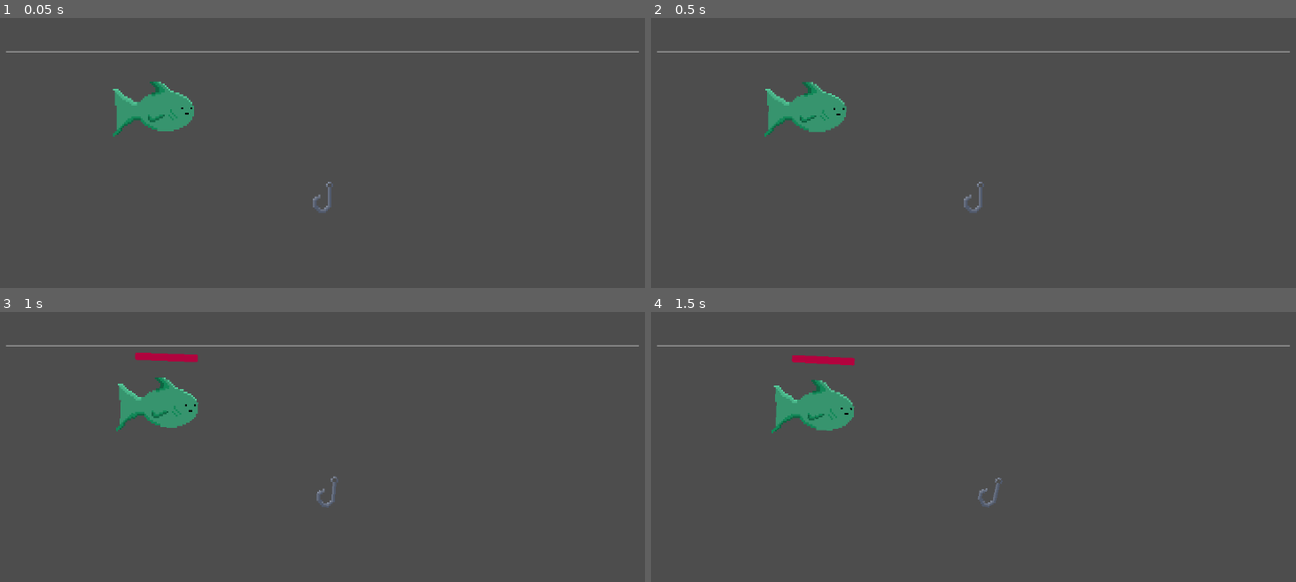
Above: before the commit, frames 1-4 (two rows, left to right).
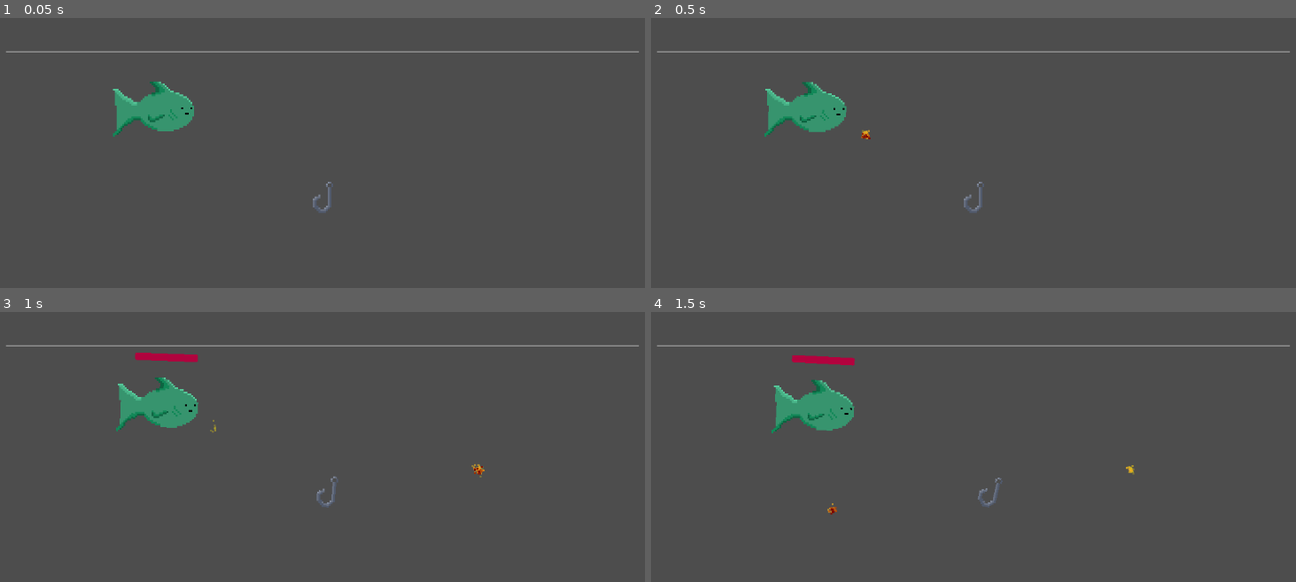
Above: after the commit, the same moments.

Repository: jem557/wizard-fishing
Game: Godot game, scene res://Main.tscn
The game is run twice, just before and just after one commit, with the same random seed, the same clock (stepped at 60 frames per second) and the same inputs.
Inputs (mouse positions are in pixels of both pictures, inside the frame that each line leads up to):
- Up to frame 1 (0.05 s): no input
- Up to frame 2 (0.5 s): no input
- Up to frame 3 (1 s): move the mouse to (477, 471) at 0.52 s; hold D (right) from 0.53 s (still down); click (477, 471) at 0.6 s; right-click (477, 471) at 0.8 s
- Up to frame 4 (1.5 s): move the mouse to (831, 511) at 1.27 s; release D (right) at 1.28 s; hold A (left) from 1.28 s (still down); right-click (831, 511) at 1.35 s

Frame 1 is identical in both runs. In frame 2, less than 0.1% of the frame differs, in the area x 32-35%, y 41-45%; in frame 3, less than 0.1%, in the area x 32-76%, y 40-62%; in frame 4, less than 0.1%.

Commit message:
Ignite
Started testing out Ignite / fire DOT.
Plan to implement proc & elemental status effects / resistances. Poison, shock, slow, burning, frozen that type of stuff.

Diff:
--- a/Main.tscn
+++ b/Main.tscn
@@ -3,7 +3,8 @@
 [ext_resource type="Script" uid="uid://cwhljlyjapvss" path="res://Scripts/CollectionArea.gd" id="1_cm0pq"]
 [ext_resource type="PackedScene" uid="uid://lena2k777ri5" path="res://Scenes/PlayerCamera.tscn" id="1_r0du0"]
 [ext_resource type="PackedScene" uid="uid://b1k4agqlo0icn" path="res://Scenes/StandardHook.tscn" id="2_r0du0"]
-[ext_resource type="PackedScene" uid="uid://d0mmnss6n6gx" path="res://Scenes/Carp.tscn" id="4_cm0pq"]
+[ext_resource type="PackedScene" uid="uid://d0mmnss6n6gx" path="res://Scenes/carp.tscn" id="4_cm0pq"]
+[ext_resource type="PackedScene" uid="uid://cy7wg81xeuvbd" path="res://test.tscn" id="5_fos0i"]
 
 [sub_resource type="RectangleShape2D" id="RectangleShape2D_r0du0"]
 size = Vector2(340, 28)
@@ -82,6 +83,9 @@
 [node name="Carp" parent="." unique_id=105487856 instance=ExtResource("4_cm0pq")]
 position = Vector2(-88, -47)
 
+[node name="Node2D" parent="." unique_id=1920306403 instance=ExtResource("5_fos0i")]
+z_index = 999
+
 [node name="CanvasLayer" type="CanvasLayer" parent="." unique_id=902558410]
 visible = false
 
--- a/Scenes/StandardHook.tscn
+++ b/Scenes/StandardHook.tscn
@@ -117,9 +117,8 @@
 
 [node name="GPUParticles2D" type="GPUParticles2D" parent="." unique_id=699171570]
 visible = false
-emitting = false
 amount = 90
-lifetime = 0.41000000000000003
+lifetime = 0.41
 speed_scale = 0.6
 explosiveness = 0.02
 randomness = 0.85
--- a/Scripts/Components/HealthComponent.gd
+++ b/Scripts/Components/HealthComponent.gd
@@ -33,19 +33,19 @@
 func damage(amount : int):
 	hp = hp - amount
 	show_health_bar()
-	update_str(false)
+	update_str()
 
 func heal(amount : int):
 	hp = hp + amount
 	show_health_bar()
-	update_str(true)
+	update_str()
 
 func revive(amount):
 	hp = amount
 	show_health_bar()
 	dead = false
 
-func update_str(restore : bool):
+func update_str():
 	if body is Fish:
 			hp_ratio = float(hp) / float(max_hp)
 			_str = base_str * sqrt(hp_ratio)
--- /dev/null
+++ b/test.gd
@@ -0,0 +1,21 @@
+extends Node2D
+
+@export var area : Area2D
+
+var timer : float
+
+# Called when the node enters the scene tree for the first time.
+func _ready() -> void:
+	pass # Replace with function body.
+
+
+# Called every frame. 'delta' is the elapsed time since the previous frame.
+func _process(delta: float) -> void:
+	timer += delta
+	position = get_global_mouse_position()
+	var overlapping = area.get_overlapping_bodies()
+	for i in overlapping:
+		if i is Fish:
+			if timer >= .5:
+				i.health_component.damage(5)
+				timer = 0
--- /dev/null
+++ b/test.tscn
@@ -0,0 +1,62 @@
+[gd_scene format=3 uid="uid://cy7wg81xeuvbd"]
+
+[ext_resource type="Script" uid="uid://csla5xeyh71sx" path="res://test.gd" id="1_37kl0"]
+
+[sub_resource type="Curve" id="Curve_8uh7m"]
+_data = [Vector2(0, 1), 0.0, 0.0, 0, 0, Vector2(1, 0.32099533), 0.0, 0.0, 0, 0]
+point_count = 2
+
+[sub_resource type="CurveTexture" id="CurveTexture_gbpf2"]
+curve = SubResource("Curve_8uh7m")
+
+[sub_resource type="Gradient" id="Gradient_6uqi0"]
+offsets = PackedFloat32Array(0.010510511, 0.518018, 1)
+colors = PackedColorArray(0.4696201, 9.565987e-07, 2.6471912e-07, 1, 1, 0.7058824, 0.12156863, 1, 0.8173911, 0.7965039, 0.08777862, 1)
+
+[sub_resource type="GradientTexture1D" id="GradientTexture1D_tp7pi"]
+gradient = SubResource("Gradient_6uqi0")
+
+[sub_resource type="ParticleProcessMaterial" id="ParticleProcessMaterial_ppyta"]
+lifetime_randomness = 0.55
+particle_flag_disable_z = true
+emission_shape = 1
+emission_sphere_radius = 2.95
+angle_min = 1.0728835e-05
+angle_max = 1.0728835e-05
+direction = Vector3(0, -1, 0)
+spread = 5.051
+initial_velocity_max = 19.38
+gravity = Vector3(0, 0, 0)
+radial_accel_min = -2.2351742e-06
+radial_accel_max = -2.2351742e-06
+color_ramp = SubResource("GradientTexture1D_tp7pi")
+alpha_curve = SubResource("CurveTexture_gbpf2")
+turbulence_enabled = true
+turbulence_noise_strength = 0.46
+turbulence_noise_speed_random = 0.0
+turbulence_influence_min = 0.019000001
+turbulence_influence_max = 0.19600001
+
+[sub_resource type="CircleShape2D" id="CircleShape2D_37kl0"]
+radius = 3.1622777
+
+[node name="Node2D" type="Node2D" unique_id=1920306403 node_paths=PackedStringArray("area")]
+script = ExtResource("1_37kl0")
+area = NodePath("Area2D")
+
+[node name="GPUParticles2D" type="GPUParticles2D" parent="." unique_id=1103806581]
+amount = 90
+lifetime = 0.41
+speed_scale = 0.6
+explosiveness = 0.02
+randomness = 0.85
+process_material = SubResource("ParticleProcessMaterial_ppyta")
+
+[node name="Area2D" type="Area2D" parent="." unique_id=633463425]
+collision_layer = 2
+collision_mask = 2
+
+[node name="CollisionShape2D" type="CollisionShape2D" parent="Area2D" unique_id=973905135]
+shape = SubResource("CircleShape2D_37kl0")
+
+[connection signal="body_entered" from="Area2D" to="." method="_on_area_2d_body_entered"]
Not shown: 2 places in Scenes/StandardHook.tscn that only renumber resources
Not shown, added: test.gd.uid
